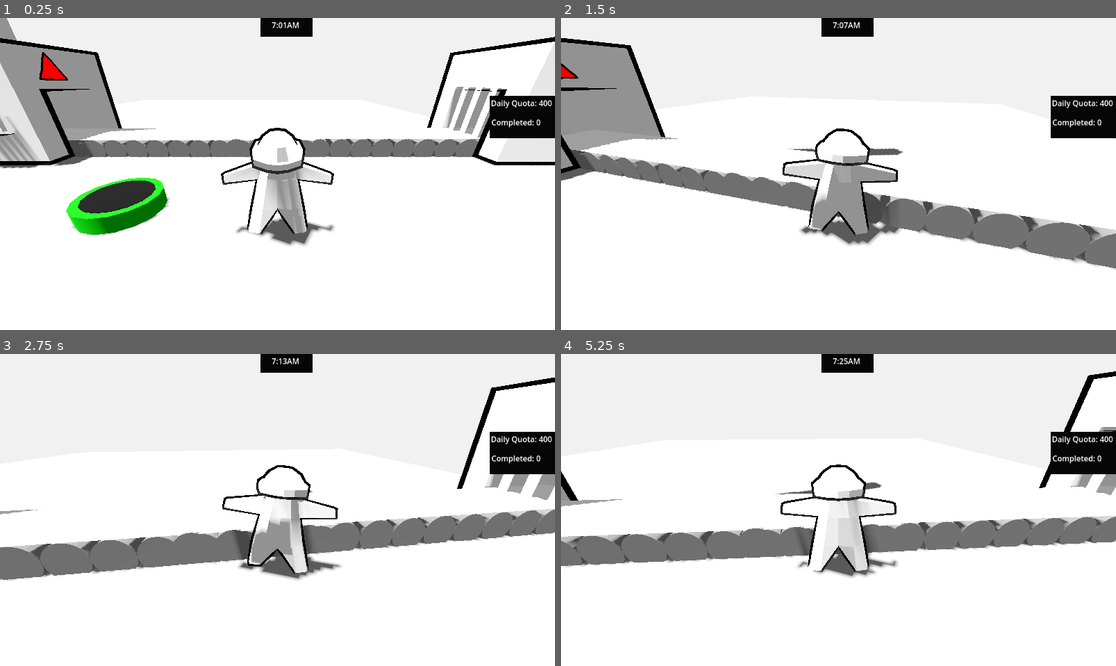
Above: before the commit, frames 1-4 (two rows, left to right).
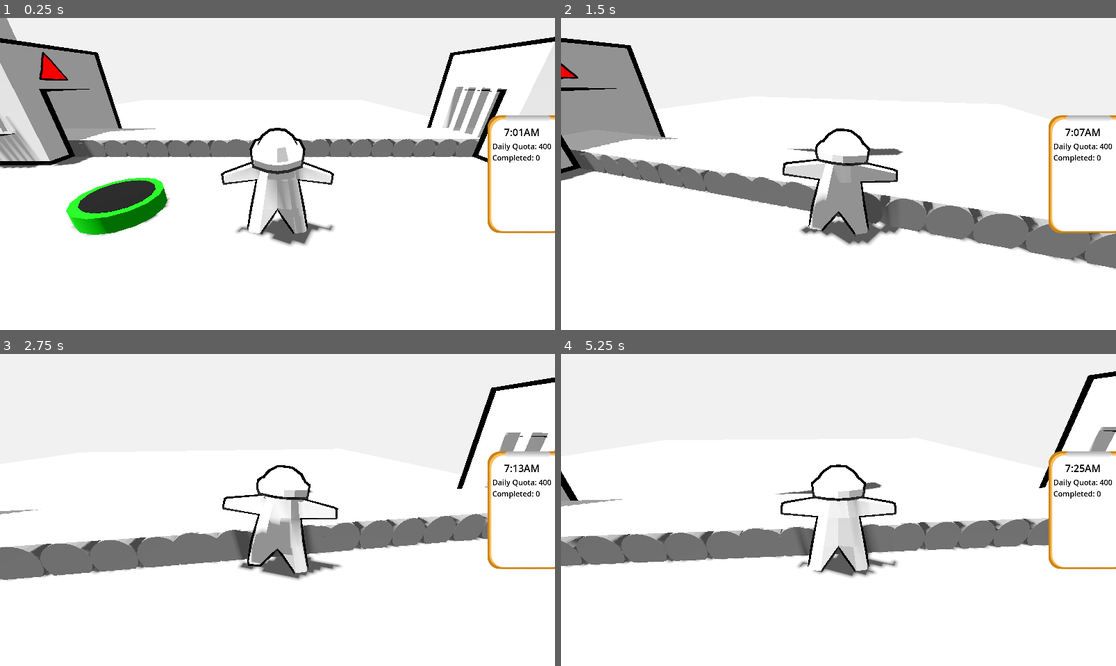
Above: after the commit, the same moments.

Repository: duboisr96/igwdcn
Game: Godot game, scene res://Scenes/Levels/level.tscn
The game is run twice, just before and just after one commit, with the same random seed, the same clock (stepped at 60 frames per second) and the same inputs.
Inputs (mouse positions are in pixels of both pictures, inside the frame that each line leads up to):
- Up to frame 1 (0.25 s): no input
- Up to frame 2 (1.5 s): move the mouse to (866, 174) at 0.52 s; hold W (up) from 0.53 s (still down); tap - (decrease belt speed) at 0.6 s; tap Space (jump) at 0.77 s; move the mouse to (810, 174) at 1.27 s; tap Keypad 0 (decrease error) at 1.35 s
- Up to frame 3 (2.75 s): keep holding W (up); tap Space (jump) at 1.52 s; move the mouse to (288, 503) at 2.02 s; tap Mouse wheel up (increase belt speed) at 2.1 s
- Up to frame 4 (5.25 s): keep holding W (up); move the mouse to (832, 516) at 2.77 s; tap Keypad 1 (increase error) at 2.85 s; tap Space (jump) at 3.02, 3.77, 4.52 s; move the mouse to (877, 513) at 3.52 s; hold F (interact) 3.53-4.28 s; move the mouse to (794, 506) at 4.27 s; tap Shift (sprint) at 4.35 s; move the mouse to (844, 510) at 5.02 s; tap - (decrease belt speed) at 5.1 s

The runs differ from the first frame. In frame 1, 2.6% of the frame differs, in the area x 46-100%, y 0-70%; in frame 2, 2.8%; in frame 3, 3.9%; in frame 4, 3.7%.

Commit message:
Graphic and update for player UI
its not much but its honest work

Diff:
--- a/Scenes/gui/player_gui.tscn
+++ b/Scenes/gui/player_gui.tscn
@@ -1,6 +1,7 @@
-[gd_scene load_steps=2 format=3 uid="uid://cqy7a4ltv7ood"]
+[gd_scene load_steps=3 format=3 uid="uid://cqy7a4ltv7ood"]
 
 [ext_resource type="Script" path="res://player_gui.gd" id="1_16ylg"]
+[ext_resource type="Texture2D" uid="uid://cx02o3apgupbv" path="res://Scenes/gui/clipboard-transparen.png" id="2_syp5o"]
 
 [node name="PlayerGUI" type="Control"]
 layout_mode = 3
@@ -12,26 +13,15 @@
 script = ExtResource("1_16ylg")
 
 [node name="ColorRect" type="ColorRect" parent="."]
+visible = false
 layout_mode = 0
 offset_left = 540.0
 offset_right = 649.0
 offset_bottom = 39.0
 color = Color(0.0253638, 0.0253638, 0.0253638, 1)
 
-[node name="Timer" type="Label" parent="."]
-layout_mode = 1
-anchors_preset = -1
-anchor_left = 0.392
-anchor_right = 0.632
-anchor_bottom = 0.099
-offset_left = 2.41599
-offset_top = 3.0
-offset_right = 4.93597
-offset_bottom = 0.847992
-text = "TIMER"
-horizontal_alignment = 1
-
 [node name="ColorRect2" type="ColorRect" parent="."]
+visible = false
 layout_mode = 1
 anchors_preset = -1
 anchor_left = 0.882
@@ -42,26 +32,70 @@
 offset_bottom = -0.128006
 color = Color(0.0253638, 0.0253638, 0.0253638, 1)
 
-[node name="Quota_todo" type="Label" parent="."]
+[node name="MarginContainer" type="MarginContainer" parent="."]
 layout_mode = 1
-anchors_preset = -1
-anchor_left = 0.885
-anchor_top = 0.255
-anchor_right = 0.998
-anchor_bottom = 0.312
-offset_left = -0.520081
-offset_top = -0.240021
-offset_right = 1.30396
-offset_bottom = -0.17601
+anchors_preset = 15
+anchor_right = 1.0
+anchor_bottom = 1.0
+grow_horizontal = 2
+grow_vertical = 2
 
-[node name="Quota_done" type="Label" parent="."]
+[node name="MarginContainer2" type="MarginContainer" parent="."]
 layout_mode = 1
-anchors_preset = -1
-anchor_left = 0.885
-anchor_top = 0.316
-anchor_right = 0.998
-anchor_bottom = 0.38
-offset_left = 0.479919
-offset_top = 0.231995
-offset_right = 0.303955
-offset_bottom = -0.240021
+anchors_preset = 6
+anchor_left = 1.0
+anchor_top = 0.5
+anchor_right = 1.0
+anchor_bottom = 0.5
+offset_left = -146.0
+offset_top = -127.0
+offset_right = 229.0
+offset_bottom = 380.0
+grow_horizontal = 0
+grow_vertical = 2
+scale = Vector2(0.51654, 0.51654)
+
+[node name="AspectRatioContainer" type="AspectRatioContainer" parent="MarginContainer2"]
+layout_mode = 2
+
+[node name="TextureRect" type="TextureRect" parent="MarginContainer2/AspectRatioContainer"]
+layout_mode = 2
+size_flags_horizontal = 0
+texture = ExtResource("2_syp5o")
+
+[node name="MarginContainer" type="MarginContainer" parent="MarginContainer2"]
+layout_mode = 2
+theme_override_constants/margin_left = 25
+theme_override_constants/margin_top = 50
+theme_override_constants/margin_right = 100
+theme_override_constants/margin_bottom = 10
+
+[node name="VBoxContainer" type="VBoxContainer" parent="MarginContainer2/MarginContainer"]
+layout_mode = 2
+size_flags_horizontal = 4
+size_flags_vertical = 0
+
+[node name="Timer" type="Label" parent="MarginContainer2/MarginContainer/VBoxContainer"]
+layout_mode = 2
+size_flags_vertical = 3
+theme_override_colors/font_color = Color(0, 0, 0, 1)
+theme_override_font_sizes/font_size = 40
+text = "TIMER"
+horizontal_alignment = 1
+
+[node name="Test" type="RichTextLabel" parent="MarginContainer2/MarginContainer/VBoxContainer"]
+layout_mode = 2
+size_flags_vertical = 3
+fit_content = true
+
+[node name="Quota_todo" type="Label" parent="MarginContainer2/MarginContainer/VBoxContainer"]
+layout_mode = 2
+size_flags_vertical = 3
+theme_override_colors/font_color = Color(0, 0, 0, 1)
+theme_override_font_sizes/font_size = 30
+
+[node name="Quota_done" type="Label" parent="MarginContainer2/MarginContainer/VBoxContainer"]
+layout_mode = 2
+size_flags_vertical = 1
+theme_override_colors/font_color = Color(0, 0, 0, 1)
+theme_override_font_sizes/font_size = 30
--- a/player_gui.gd
+++ b/player_gui.gd
@@ -12,7 +12,10 @@
 
 # Called every frame. 'delta' is the elapsed time since the previous frame.
 func _process(delta: float) -> void:
-	$Timer.text = timer_display
-	$Quota_todo.text = quota_todo
-	$Quota_done.text = quota_done
-	pass
+	$MarginContainer2/MarginContainer/VBoxContainer/Timer.text = timer_display
+	$MarginContainer2/MarginContainer/VBoxContainer/Quota_done.text = quota_done
+	$MarginContainer2/MarginContainer/VBoxContainer/Quota_todo.text = quota_todo
+	#$MarginContainer2/MarginContainer/VBoxContainer/Test.text = quota_todo
+	#$Timer.text = timer_display
+	#$Quota_todo.text = quota_todo
+	#$Quota_done.text = quota_done
Binary file added: Scenes/gui/clipboard-transparen.png
Not shown, added: Scenes/gui/clipboard-transparen.png.import
